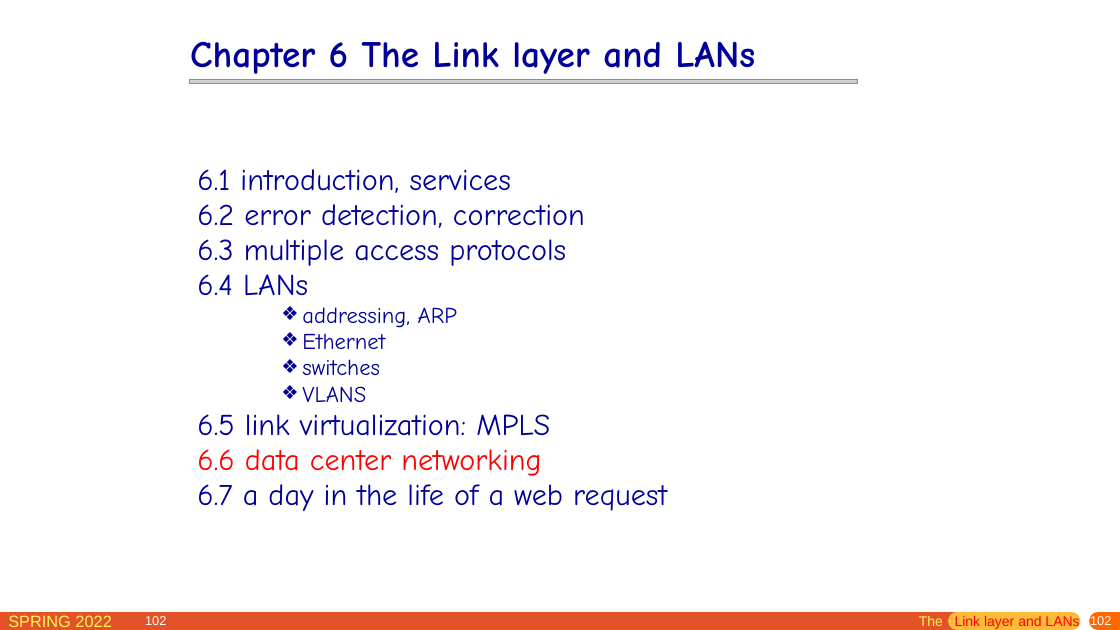
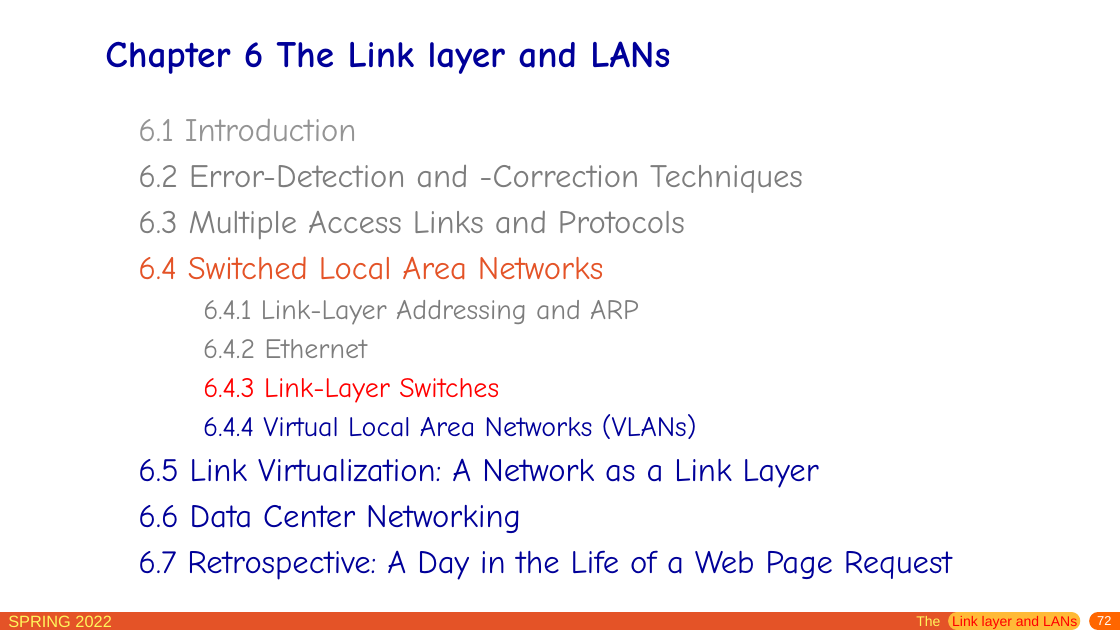
Before and after one commit to network-whu/slides, a slide deck: slide 72 of pptx/chapter6.pptx (slide 102 before the commit). Drawn at 1120x630 pixels with LibreOffice and Linux fonts; fonts in the diff are those of the drawing; grey boxes stand for pictures. Boxes give left, top, right and bottom in pixels: in the first picture for what was removed or moved away, otherwise in the second. Text is boxed around its words. In the diff, an @@ line names an element or a change of style, - is before the commit and + after.

```diff
--- a/pptx/chapter6.pptx
+++ b/pptx/chapter6.pptx
@@ text "Chapter 6 The Link layer ...": place and size @@
-text "Chapter 6 The Link layer ..." at bbox=[190, 41, 755, 74]
+text "Chapter 6 The Link layer ..." at bbox=[105, 41, 670, 74]
@@ picture removed at bbox=[189, 79, 858, 83] @@
@@ text at bbox=[138, 119, 952, 580]: text changed; size 25.9 to 28 pt @@
-6.1 introduction, services
-6.2 error detection, correction
-6.3 multiple access protocols
-6.4 LANs
-    ❖ addressing, ARP
-    ❖ Ethernet
-    ❖ switches
-    ❖ VLANS
-6.5 link virtualization: MPLS
-6.6 data center networking
-6.7 a day in the life of a web request
+6.1 Introduction
+6.2 Error-Detection and -Correction Techniques
+6.3 Multiple Access Links and Protocols
+6.4 Switched Local Area Networks
+  6.4.1 Link-Layer Addressing and ARP
+  6.4.2 Ethernet
+  6.4.3 Link-Layer Switches
+  6.4.4 Virtual Local Area Networks (VLANs)
+6.5 Link Virtualization: A Network as a Link Layer
+6.6 Data Center Networking
+6.7 Retrospective: A Day in the Life of a Web Page Request
@@ page number removed at bbox=[145, 616, 166, 625] @@
-102
@@ page number at bbox=[1097, 616, 1111, 625]: text changed @@
-102
+72
```
Also in this commit, not shown: 116 other slides changed, 28 slides added, 1 other file.
